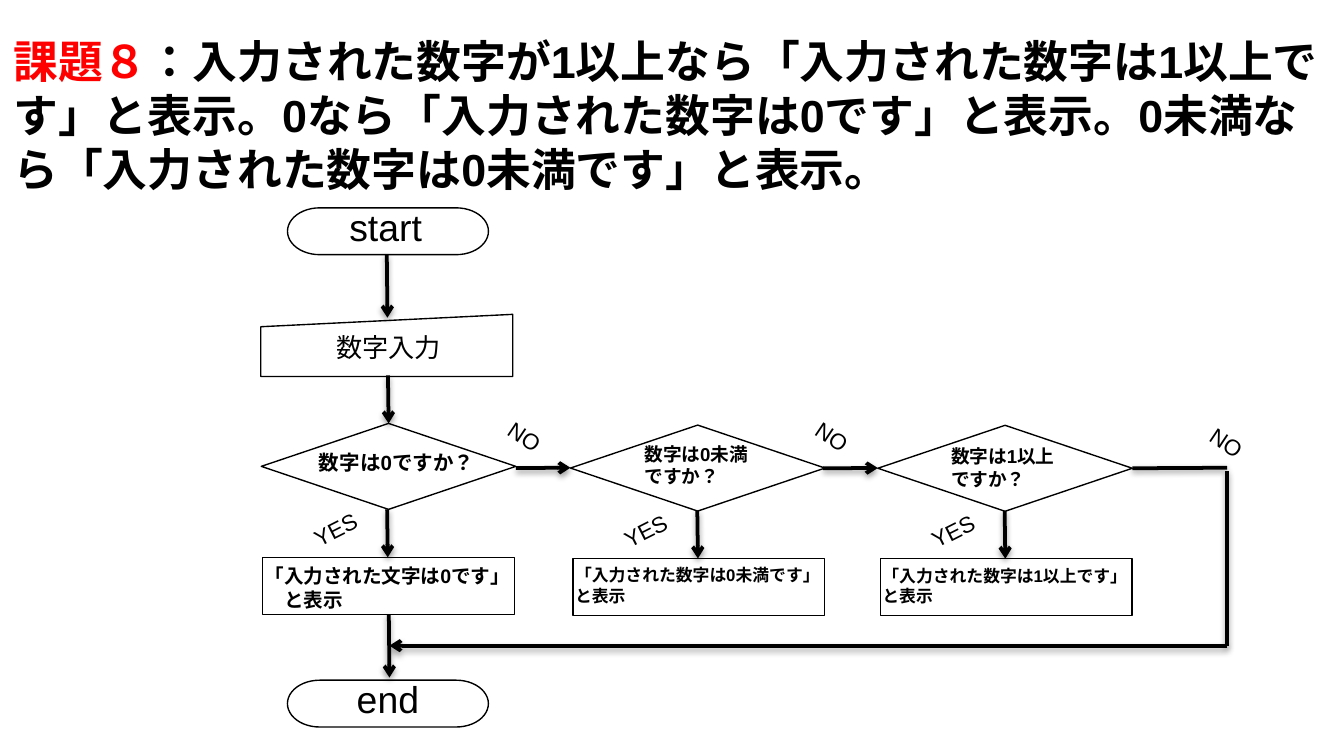
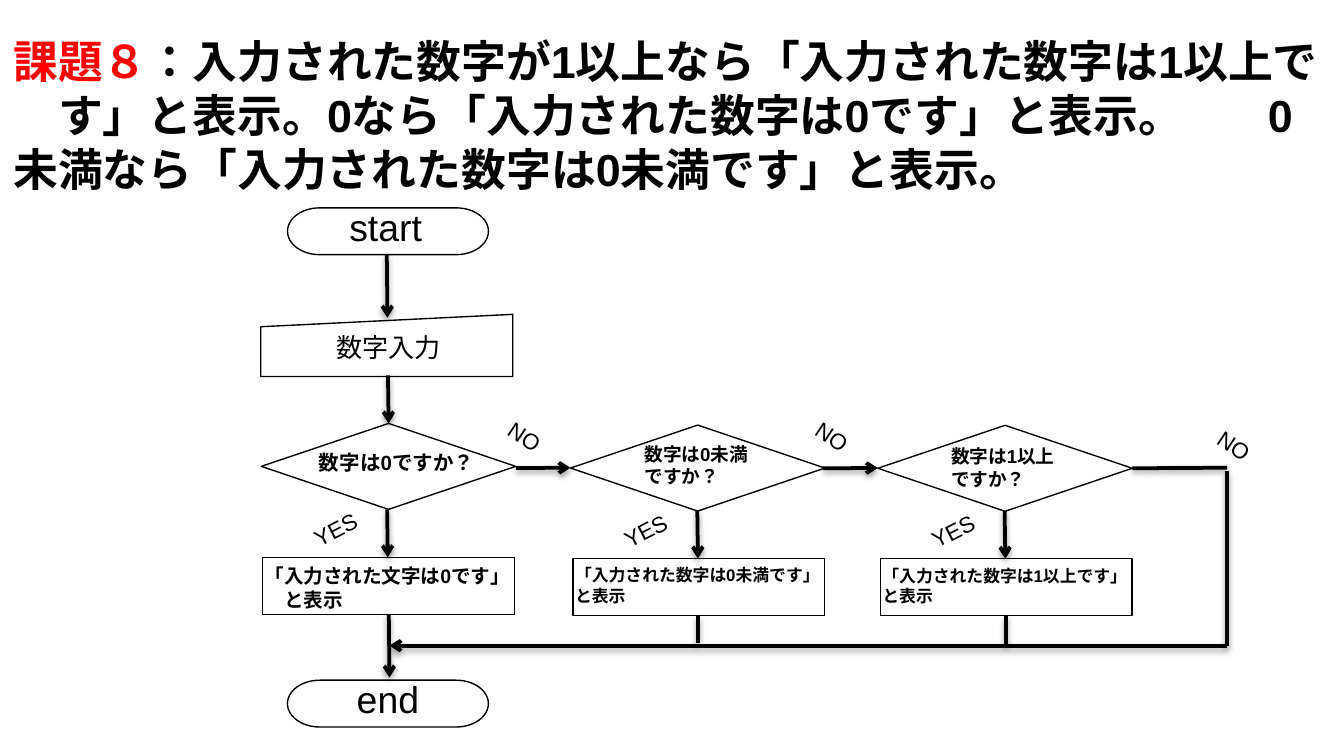
Before and after one commit to Taka-Haru/Challenge, a slide deck: slide 8 of Flowchart .pptx. Drawn at 1344x756 pixels with LibreOffice and Linux fonts; fonts in the diff are those of the drawing. Boxes give left, top, right and bottom in pixels: in the first picture for what was removed or moved away, otherwise in the second. Text is boxed around its words. In the diff, an @@ line names an element or a change of style, - is before the commit and + after.

```diff
--- a/Flowchart .pptx
+++ b/Flowchart .pptx
@@ text at box(13, 39, 1317, 190): spaces changed @@
-課題８：入力された数字が1以上なら「入力された数字は1以上です」と表示。0なら「入力された数字は0です」と表示。0未満なら「入力された数字は0未満です」と表示。
+課題８：入力された数字が1以上なら「入力された数字は1以上で す」と表示。0なら「入力された数字は0です」と表示。 0未満なら「入力された数字は0未満です」と表示。
@@ text "NO": place and size @@
-text "NO" at box(1208, 428, 1236, 454)
+text "NO" at box(1215, 431, 1243, 456)
@@ line added from (698, 616) to (698, 644), #000000 2 pt @@
@@ line added from (1007, 616) to (1007, 645), #000000 2 pt @@
```
Also in this commit, not shown: 7 other slides changed, 3 slides added, 3 slides removed.
